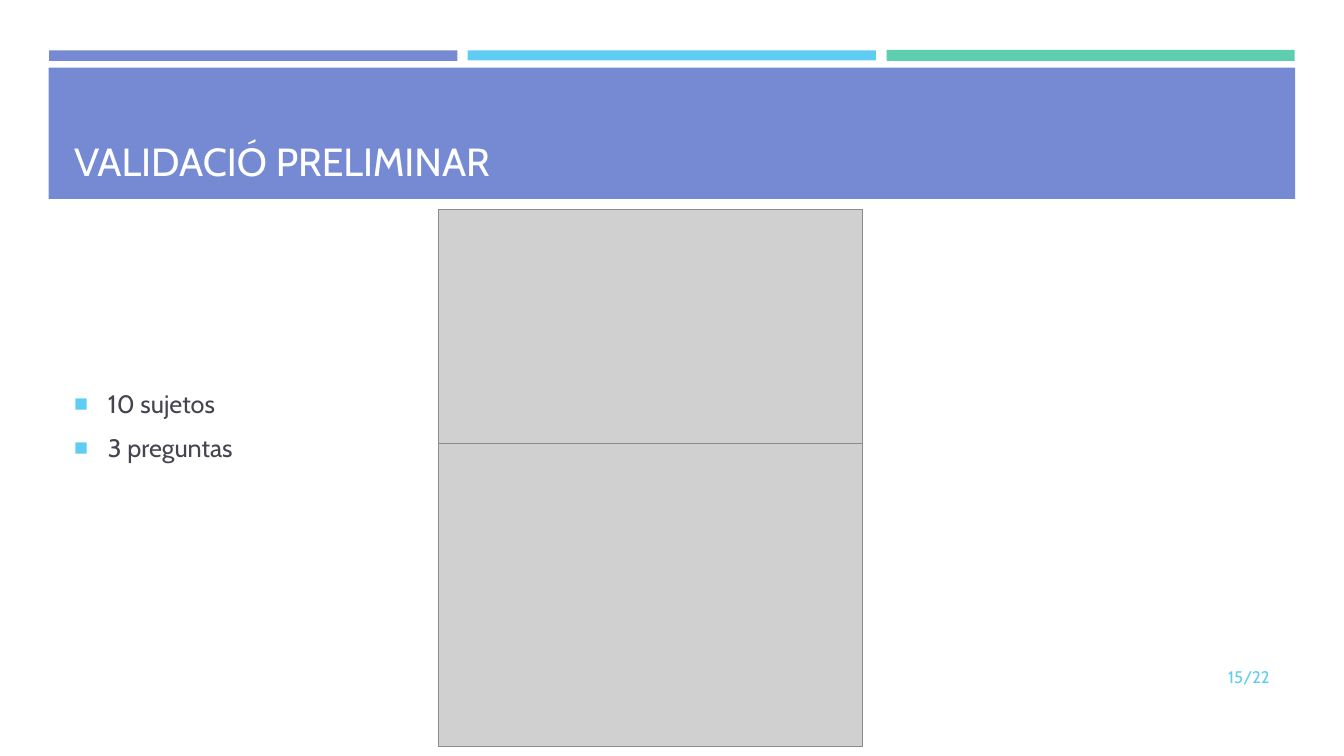
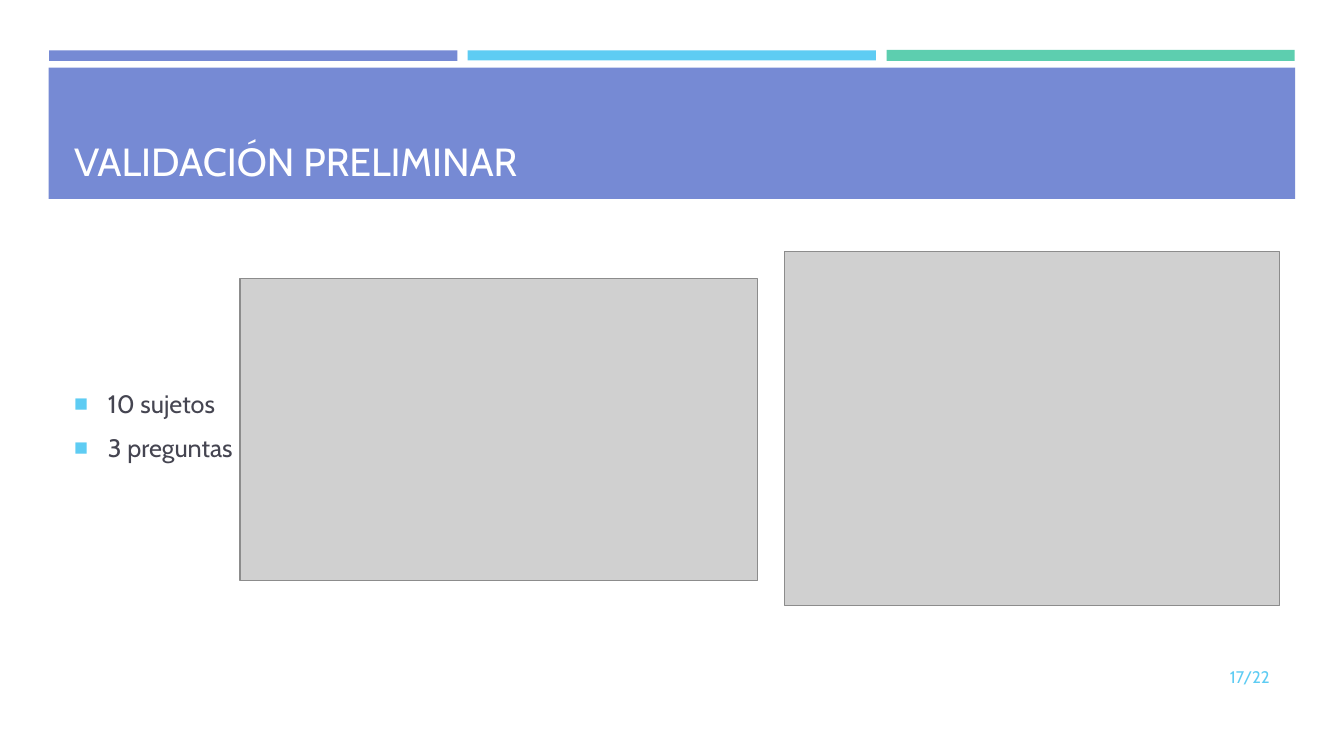
Before and after one commit to mdlunag/tfg, a slide deck: slide 17 of tfg_presentacio.pptx (slide 15 before the commit). Drawn at 1344x756 pixels with LibreOffice and Linux fonts; fonts in the diff are those of the drawing; grey boxes stand for pictures. Boxes give left, top, right and bottom in pixels: in the first picture for what was removed or moved away, otherwise in the second. Text is boxed around its words. In the diff, an @@ line names an element or a change of style, - is before the commit and + after.

```diff
--- a/tfg_presentacio.pptx
+++ b/tfg_presentacio.pptx
@@ title at box(74, 142, 517, 177): text changed @@
-VALIDACIÓ PRELIMINAR
+VALIDACIÓN PRELIMINAR
@@ picture: place and size @@
-picture at box(439, 444, 863, 747)
+picture at box(784, 252, 1279, 606)
@@ picture: place and size @@
-picture at box(439, 210, 863, 443)
+picture at box(240, 278, 758, 581)
@@ page number at box(1230, 671, 1270, 685): text changed @@
-15/22
+17/22
```
Also in this commit, not shown: 9 other slides changed, 6 slides added, 4 slides removed.
